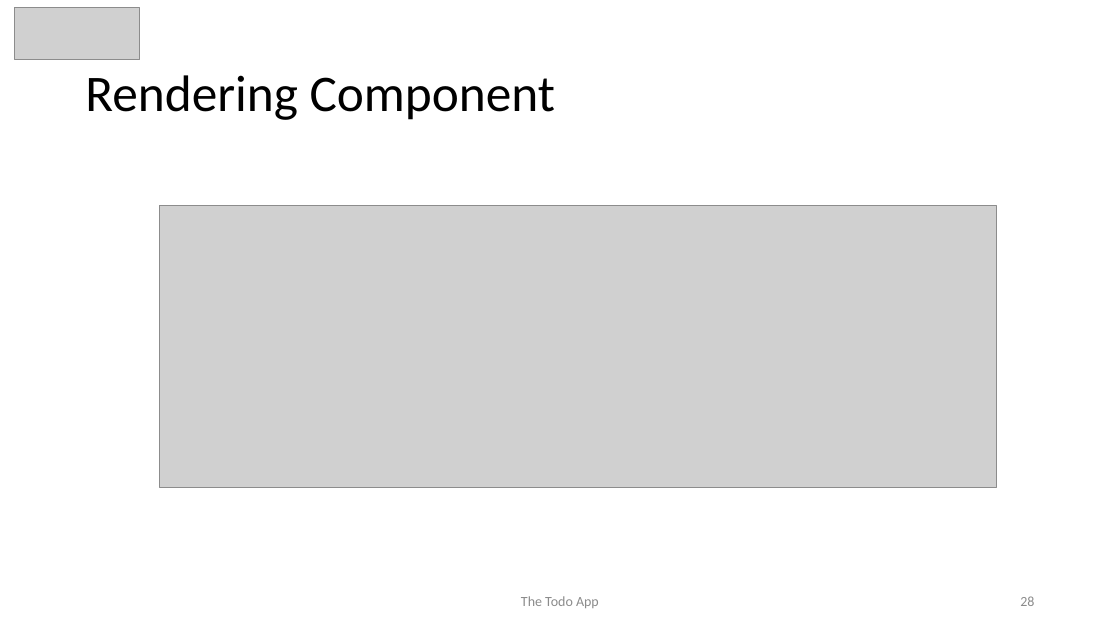
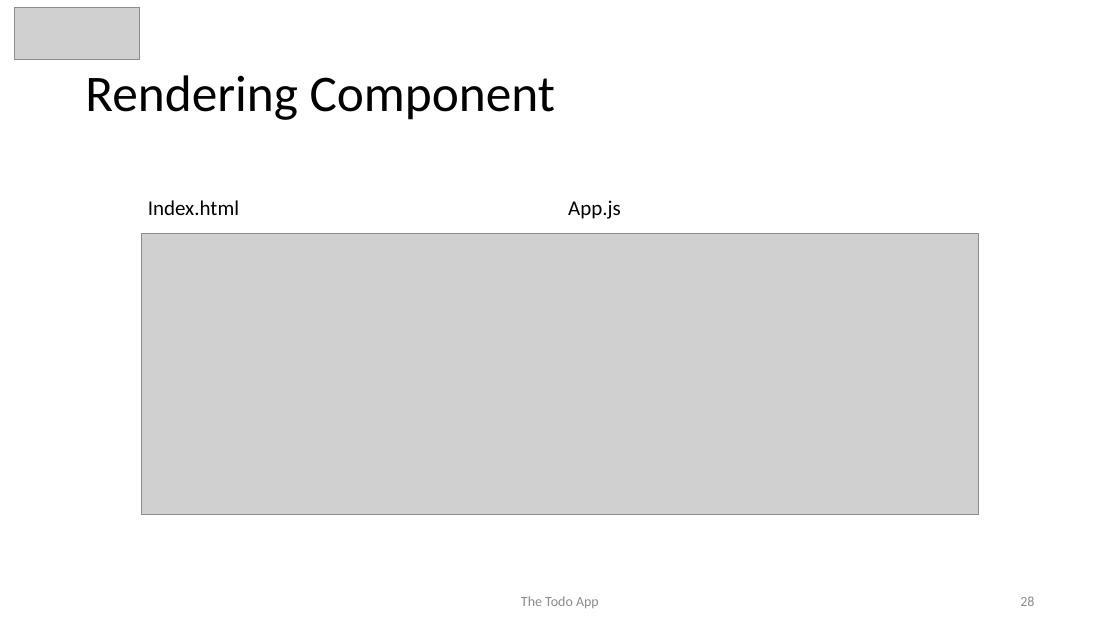
Before and after one commit to awahab29/samplealt, a slide deck: slide 28 of React.pptx. Drawn at 1120x630 pixels with LibreOffice and Linux fonts; fonts in the diff are those of the drawing; grey boxes stand for pictures. Boxes give left, top, right and bottom in pixels: in the first picture for what was removed or moved away, otherwise in the second. Text is boxed around its words. In the diff, an @@ line names an element or a change of style, - is before the commit and + after.

```diff
--- a/React.pptx
+++ b/React.pptx
@@ text added at (x1=148, y1=200, x2=239, y2=215), 18 pt, text #000000 @@
+Index.html
@@ text added at (x1=568, y1=200, x2=621, y2=219), 18 pt, text #000000 @@
+App.js
@@ picture moved from (x1=160, y1=206, x2=996, y2=487) to (x1=141, y1=234, x2=978, y2=515) @@
```
Also in this commit, not shown: 6 other slides changed.
